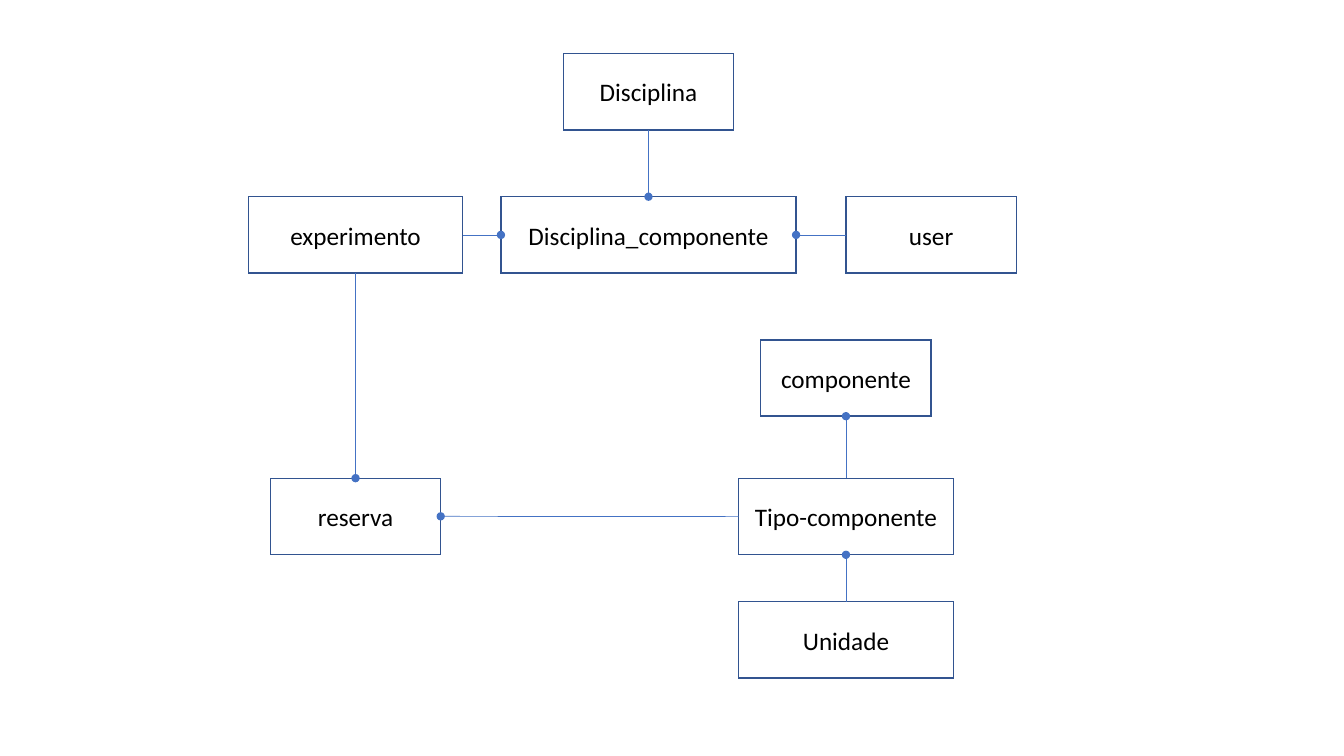
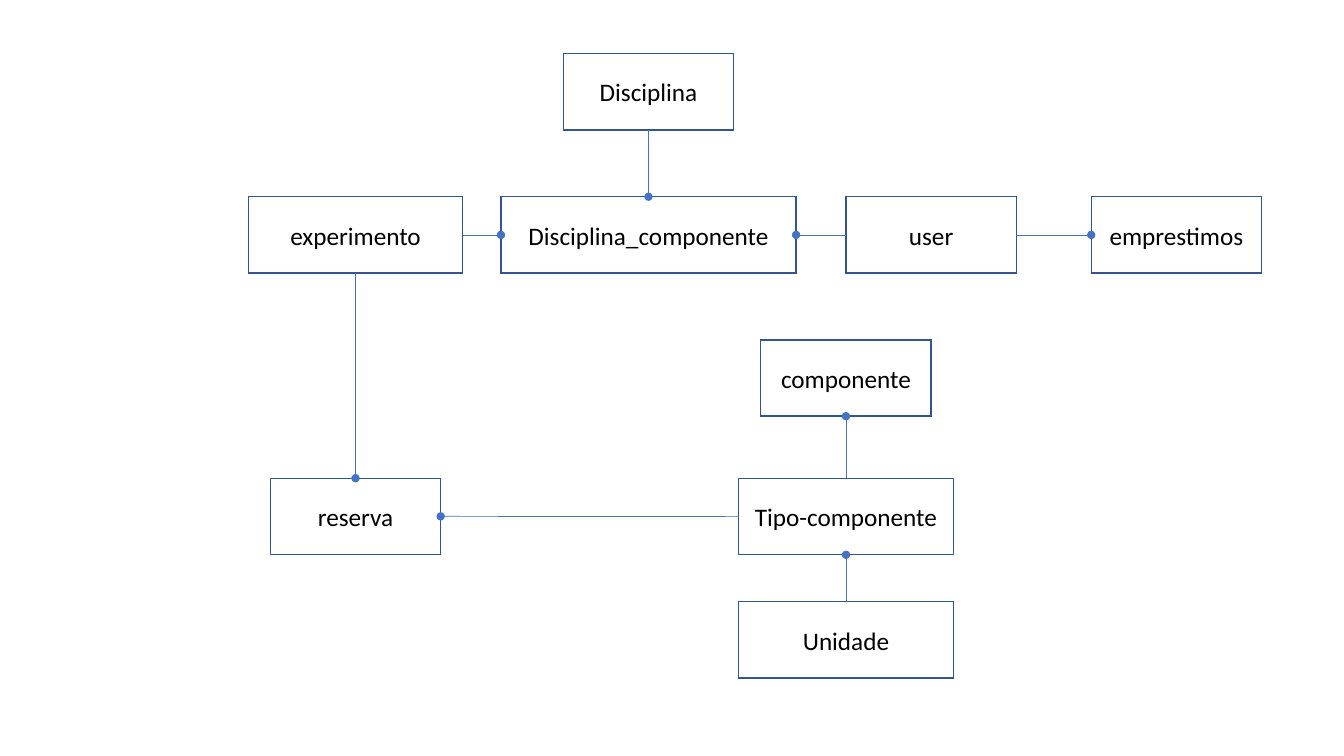
Before and after one commit to lorionMoreira/simcom, a slide deck: slide 1 of entities.pptx. Drawn at 1344x756 pixels with LibreOffice and Linux fonts; fonts in the diff are those of the drawing. Boxes give left, top, right and bottom in pixels: in the first picture for what was removed or moved away, otherwise in the second. Text is boxed around its words. In the diff, an @@ line names an element or a change of style, - is before the commit and + after.

```diff
--- a/entities.pptx
+++ b/entities.pptx
@@ rectangle added at (1092,197,1262,273), outline #325491 1 pt, 18 pt, text #000000 @@
+emprestimos
@@ arrow added from (1016, 235) to (1092, 235), #4472C4 0.5 pt @@
```
Also in this commit, not shown: 7 other files.
